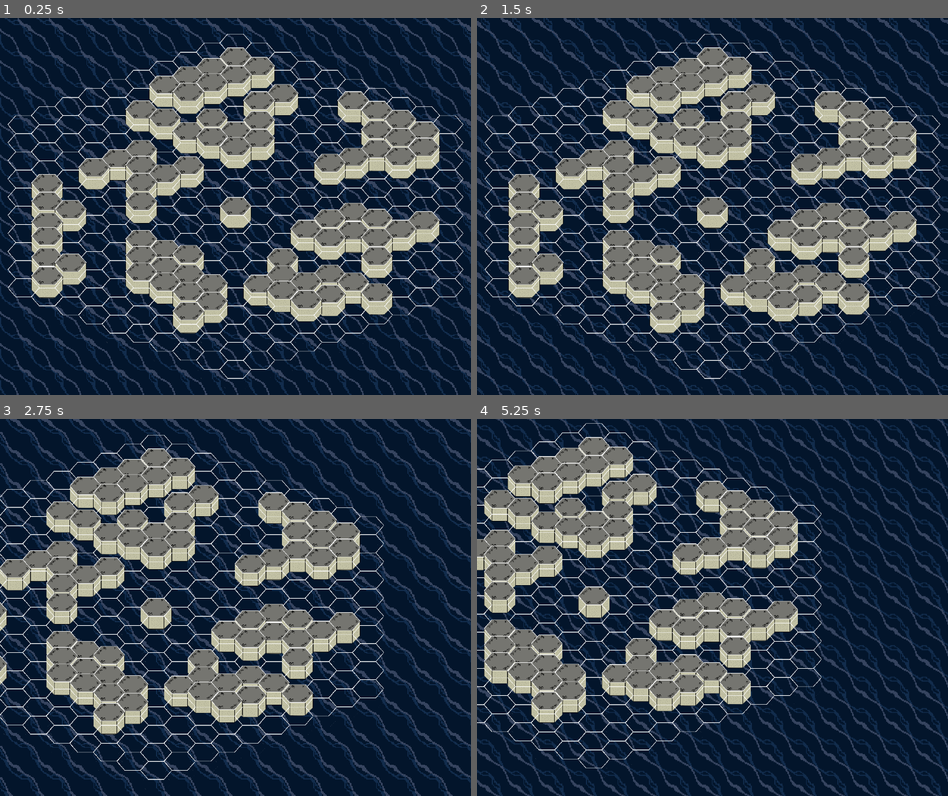
Above: before the commit, frames 1-4 (two rows, left to right).
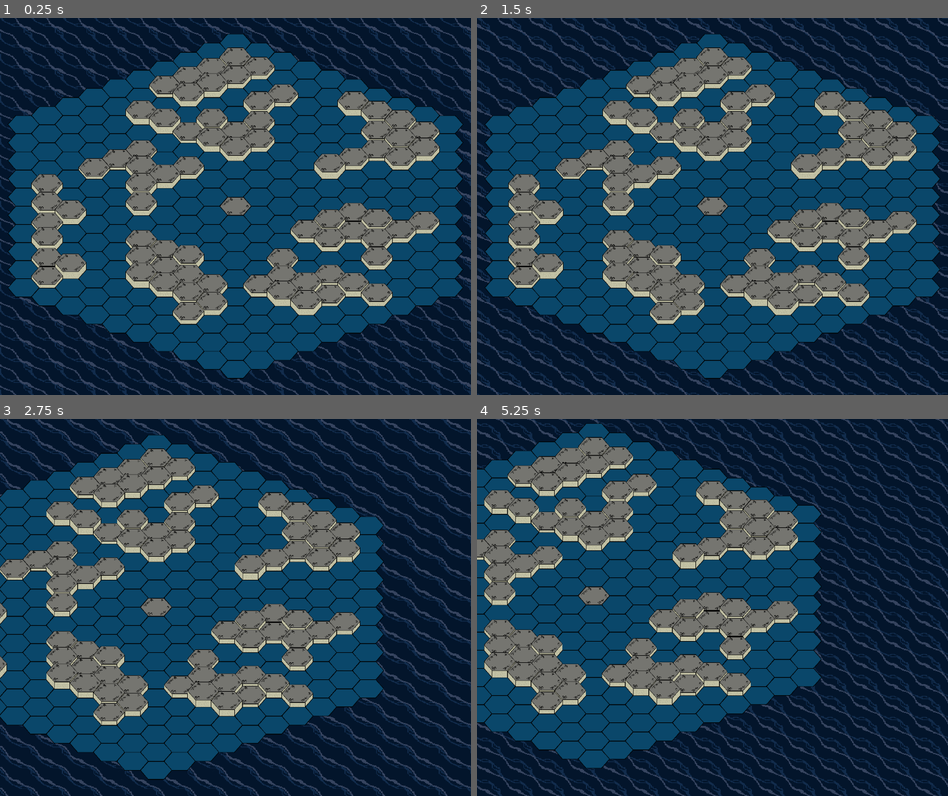
Above: after the commit, the same moments.

Repository: thecaptaincarrot/Sluglords-Of-Undeath
Game: Godot game, scene res://Test/IsometricTileTest.tscn
Same seed, same stepped clock (60 frames per second), same inputs: the game is played once before the commit and once after it. This scene is started directly instead of the project's main scene.
Inputs (mouse positions are in pixels of both pictures, inside the frame that each line leads up to):
- Up to frame 1 (0.25 s): no input
- Up to frame 2 (1.5 s): drag from (500, 123) to (500, 232) at 0.52 s; drag from (500, 142) to (500, 251) at 1.27 s
- Up to frame 3 (2.75 s): move the mouse to (23, 562) at 2.02 s; hold Right (ui_right) from 2.03 s (still down); click (23, 562) at 2.17 s
- Up to frame 4 (5.25 s): release Right (ui_right) at 2.75 s; drag from (491, 498) to (491, 626) at 2.77 s; drag from (477, 490) to (477, 633) at 3.52 s; drag from (500, 479) to (500, 626) at 4.27 s; move the mouse to (500, 498) at 5.02 s; hold Down (ui_down) from 5.03 s (still down); click (500, 498) at 5.17 s

The runs differ from the first frame. In frame 1, 57% of the frame differs, in the area x 0-100%, y 0-100%; in frame 2, 57%; in frame 3, 53%; in frame 4, 51%.

Commit message:
Fixed new hex tiles
Masks are broken. this is a known issue. As such, we're just going to live without masks

Diff:
--- a/MainNodes/Hex.tscn
+++ b/MainNodes/Hex.tscn
@@ -1,8 +1,7 @@
-[gd_scene load_steps=6 format=2]
+[gd_scene load_steps=5 format=2]
 
 [ext_resource path="res://Hexes/Basic_Hex.png" type="Texture" id=1]
 [ext_resource path="res://MainNodes/Hex.gd" type="Script" id=2]
-[ext_resource path="res://Hexes/sea_mask.png" type="Texture" id=3]
 [ext_resource path="res://Hexes/sea_tile.png" type="Texture" id=4]
 
 [sub_resource type="SpriteFrames" id=1]
@@ -27,9 +26,6 @@
 frames = SubResource( 1 )
 frame = 1
 
-[node name="Hex2" type="AnimatedSprite" parent="HeightSensitive/Graphics"]
-frames = SubResource( 1 )
-
 [node name="Building" type="Sprite" parent="HeightSensitive/Graphics"]
 
 [node name="HexArea" type="Area2D" parent="HeightSensitive"]
@@ -38,12 +34,5 @@
 }
 
 [node name="CollisionHex" type="CollisionPolygon2D" parent="HeightSensitive/HexArea"]
-
-[node name="Light2D" type="Light2D" parent="."]
-position = Vector2( 0.663361, 25.2104 )
-texture = ExtResource( 3 )
-energy = 0.0
-mode = 3
-range_item_cull_mask = 32
 [connection signal="mouse_entered" from="HeightSensitive/HexArea" to="." method="_on_HexArea_mouse_entered"]
 [connection signal="mouse_exited" from="HeightSensitive/HexArea" to="." method="_on_HexArea_mouse_exited"]
--- /dev/null
+++ b/Node2D.tscn
@@ -0,0 +1,14 @@
+[gd_scene load_steps=2 format=2]
+
+[ext_resource path="res://MainNodes/Hex.tscn" type="PackedScene" id=1]
+
+[node name="Node2D" type="Node2D"]
+
+[node name="Hex" parent="." instance=ExtResource( 1 )]
+position = Vector2( 366.208, 66.342 )
+
+[node name="Hex3" parent="." instance=ExtResource( 1 )]
+position = Vector2( 270.012, 102.83 )
+
+[node name="Hex2" parent="." instance=ExtResource( 1 )]
+position = Vector2( 172.489, 48.4297 )
--- a/Test/IsometricTileTest.tscn
+++ b/Test/IsometricTileTest.tscn
@@ -59,14 +59,11 @@
 
 [node name="TextureRect" type="TextureRect" parent="."]
 modulate = Color( 0.27451, 0.294118, 0.407843, 1 )
-anchor_left = 0.5
-anchor_top = 0.5
-anchor_right = 0.5
-anchor_bottom = 0.5
 margin_left = -2000.0
 margin_top = -2000.0
 margin_right = 2000.0
-margin_bottom = 2000.0
+margin_bottom = 4000.0
+rect_scale = Vector2( 1, 0.667 )
 mouse_filter = 2
 size_flags_stretch_ratio = 0.0
 texture = SubResource( 1 )
--- a/dumbshit/Spatial.tscn
+++ /dev/null
@@ -1,11 +0,0 @@
-[gd_scene load_steps=2 format=2]
-
-[sub_resource type="CapsuleShape" id=1]
-
-[node name="Spatial" type="Spatial"]
-transform = Transform( 1, 0, 0, 0, 1, 0, 0, 0, 1, 0.0315685, 0.0118065, 0.0142817 )
-
-[node name="RigidBody" type="RigidBody" parent="."]
-
-[node name="CollisionShape" type="CollisionShape" parent="RigidBody"]
-shape = SubResource( 1 )
Binary file changed: Hexes/sea_mask.png
Binary file changed: Hexes/sea_tile.png
